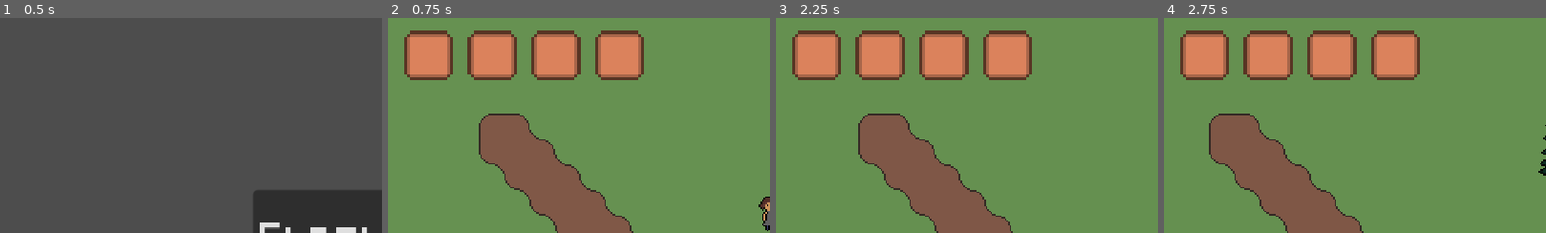
Above: before the commit, frames 1-4 (left to right).
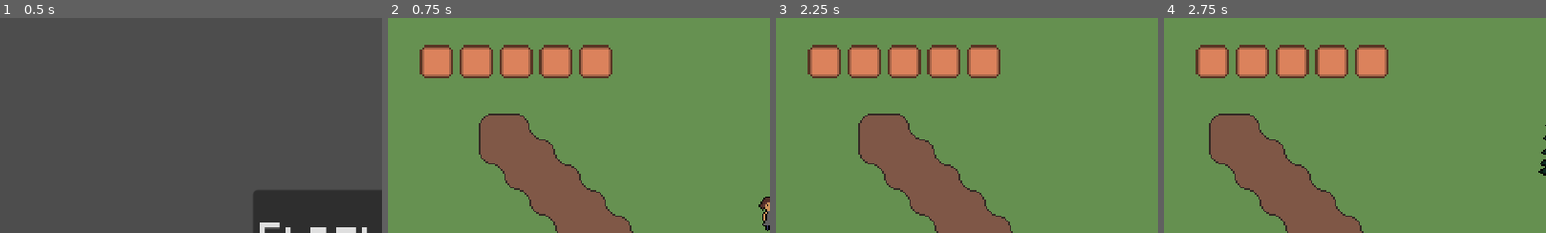
Above: after the commit, the same moments.

Repository: StormLight14/nightfall-mirror
Game: Godot game, scene res://menus/main/main_menu.tscn
Same seed, same stepped clock (60 frames per second), same inputs: the game is played once before the commit and once after it.
Inputs (mouse positions are % of the whole screen's width and height, from its top left):
- Up to frame 1 (0.5 s): no input
- Up to frame 2 (0.75 s): click "Start Game" at 0.5 s
- Up to frame 3 (2.25 s): click (5, 9) at 1.27 s; tap Enter at 2 s; move the mouse to (72, 45) at 2.02 s; hold D (right) from 2.03 s (still down); tap E (interact) at 2.1 s
- Up to frame 4 (2.75 s): keep holding D (right)
The pictures show only the part of the screen within x 0-50%, y 0-50%; the shares and areas given below are measured in that part.

Frame 1 is identical in both runs. In frame 2, 9.9% of the frame differs, in the area x 4-67%, y 5-29%; in frame 3, 9.9%; in frame 4, 9.9%.
Error before the commit: Invalid access to property or key '<null>' on a base object of type 'Array'. (res://globals/Player.gd:68)
Error after the commit: Invalid access to property or key '<null>' on a base object of type 'Array'. (res://globals/Player.gd:70)

Commit message:
inventory size is 20; inventory position relative to hotbar

Diff:
--- a/globals/Player.gd
+++ b/globals/Player.gd
@@ -1,4 +1,6 @@
 extends Node
+
+const INVENTORY_SIZE = 20
 
 var inventory := []
 var active_hotbar_slot_id = 0 # 0, 1, 2, 3
@@ -6,7 +8,7 @@
 signal inventory_updated
 
 func _ready():
-	for _i in range(16):
+	for _i in range(Player.INVENTORY_SIZE):
 		inventory.push_back(null)
 
 func add_to_inventory(item_id: String, item_amount: int) -> void:
--- a/ui/inventory/hotbar.tscn
+++ b/ui/inventory/hotbar.tscn
@@ -3,13 +3,16 @@
 [ext_resource type="PackedScene" uid="uid://dhpjjcco7r1nw" path="res://ui/inventory/inventory_slot.tscn" id="1_ab22r"]
 
 [node name="Hotbar" type="MarginContainer"]
-offset_right = 53.0
-offset_bottom = 12.0
+anchors_preset = 15
+anchor_right = 1.0
+anchor_bottom = 1.0
+grow_horizontal = 2
+grow_vertical = 2
 theme_override_constants/margin_left = 5
 
 [node name="HBoxContainer" type="HBoxContainer" parent="."]
 layout_mode = 2
-theme_override_constants/separation = 40
+theme_override_constants/separation = 25
 
 [node name="InventorySlot13" parent="HBoxContainer" instance=ExtResource("1_ab22r")]
 layout_mode = 2
@@ -29,3 +32,8 @@
 layout_mode = 2
 is_hotbar_slot = true
 slot_id = 3
+
+[node name="InventorySlot17" parent="HBoxContainer" instance=ExtResource("1_ab22r")]
+layout_mode = 2
+is_hotbar_slot = true
+slot_id = 4
--- a/ui/inventory/inventory.gd
+++ b/ui/inventory/inventory.gd
@@ -1,9 +1,15 @@
-extends CenterContainer
+extends MarginContainer
 
 func _ready() -> void:
-	for inventory_slot in get_tree().get_nodes_in_group("InventorySlot"):
+	for i in range(Player.INVENTORY_SIZE):
+		var inventory_slot = preload("res://ui/inventory/inventory_slot.tscn").instantiate()
+		if i <= 4:
+			inventory_slot.is_hotbar_slot = true
 		inventory_slot.create_inventory_item.connect(create_inventory_item)
 		inventory_slot.delete_inventory_item.connect(delete_inventory_item)
+		inventory_slot.slot_id = i
+		$GridContainer.add_child(inventory_slot)
+
 
 func _physics_process(delta: float) -> void:
 	if UI.showing_inventory_item:
--- a/ui/inventory/inventory.tscn
+++ b/ui/inventory/inventory.tscn
@@ -1,85 +1,19 @@
-[gd_scene load_steps=3 format=3 uid="uid://dahjht4pbwqqm"]
+[gd_scene load_steps=2 format=3 uid="uid://dahjht4pbwqqm"]
 
 [ext_resource type="Script" path="res://ui/inventory/inventory.gd" id="1_vlche"]
-[ext_resource type="PackedScene" uid="uid://dhpjjcco7r1nw" path="res://ui/inventory/inventory_slot.tscn" id="1_yi1sm"]
 
-[node name="Inventory" type="CenterContainer"]
+[node name="Inventory" type="MarginContainer"]
 anchors_preset = 15
 anchor_right = 1.0
 anchor_bottom = 1.0
 grow_horizontal = 2
 grow_vertical = 2
+theme_override_constants/margin_left = 28
+theme_override_constants/margin_top = 26
 script = ExtResource("1_vlche")
 
 [node name="GridContainer" type="GridContainer" parent="."]
 layout_mode = 2
-theme_override_constants/h_separation = 45
-theme_override_constants/v_separation = 40
-columns = 4
-
-[node name="InventorySlot" parent="GridContainer" instance=ExtResource("1_yi1sm")]
-layout_mode = 2
-slot_id = 4
-
-[node name="InventorySlot2" parent="GridContainer" instance=ExtResource("1_yi1sm")]
-layout_mode = 2
-slot_id = 5
-
-[node name="InventorySlot3" parent="GridContainer" instance=ExtResource("1_yi1sm")]
-layout_mode = 2
-slot_id = 6
-
-[node name="InventorySlot4" parent="GridContainer" instance=ExtResource("1_yi1sm")]
-layout_mode = 2
-slot_id = 7
-
-[node name="InventorySlot5" parent="GridContainer" instance=ExtResource("1_yi1sm")]
-layout_mode = 2
-slot_id = 8
-
-[node name="InventorySlot6" parent="GridContainer" instance=ExtResource("1_yi1sm")]
-layout_mode = 2
-slot_id = 9
-
-[node name="InventorySlot7" parent="GridContainer" instance=ExtResource("1_yi1sm")]
-layout_mode = 2
-slot_id = 10
-
-[node name="InventorySlot8" parent="GridContainer" instance=ExtResource("1_yi1sm")]
-layout_mode = 2
-slot_id = 11
-
-[node name="InventorySlot9" parent="GridContainer" instance=ExtResource("1_yi1sm")]
-layout_mode = 2
-slot_id = 12
-
-[node name="InventorySlot10" parent="GridContainer" instance=ExtResource("1_yi1sm")]
-layout_mode = 2
-slot_id = 13
-
-[node name="InventorySlot11" parent="GridContainer" instance=ExtResource("1_yi1sm")]
-layout_mode = 2
-slot_id = 14
-
-[node name="InventorySlot12" parent="GridContainer" instance=ExtResource("1_yi1sm")]
-layout_mode = 2
-slot_id = 15
-
-[node name="InventorySlot13" parent="GridContainer" instance=ExtResource("1_yi1sm")]
-layout_mode = 2
-is_hotbar_slot = true
-
-[node name="InventorySlot14" parent="GridContainer" instance=ExtResource("1_yi1sm")]
-layout_mode = 2
-is_hotbar_slot = true
-slot_id = 1
-
-[node name="InventorySlot15" parent="GridContainer" instance=ExtResource("1_yi1sm")]
-layout_mode = 2
-is_hotbar_slot = true
-slot_id = 2
-
-[node name="InventorySlot16" parent="GridContainer" instance=ExtResource("1_yi1sm")]
-layout_mode = 2
-is_hotbar_slot = true
-slot_id = 3
+theme_override_constants/h_separation = 25
+theme_override_constants/v_separation = 30
+columns = 5
--- a/ui/inventory/inventory_slot.tscn
+++ b/ui/inventory/inventory_slot.tscn
@@ -15,8 +15,8 @@
 
 [node name="TextureButton" type="TextureButton" parent="."]
 layout_mode = 0
-offset_left = -18.0
-offset_top = -18.0
+offset_left = -8.0
+offset_top = -9.0
 offset_right = 13.0
 offset_bottom = 13.0
 texture_normal = ExtResource("1_yi87l")
@@ -25,22 +25,6 @@
 texture_disabled = ExtResource("1_yi87l")
 texture_focused = ExtResource("1_yi87l")
 stretch_mode = 4
-
-[node name="StackAmount" type="Label" parent="TextureButton"]
-unique_name_in_owner = true
-layout_mode = 1
-anchors_preset = 15
-anchor_right = 1.0
-anchor_bottom = 1.0
-offset_left = 4.0
-offset_top = 4.0
-offset_right = -4.0
-offset_bottom = -4.0
-grow_horizontal = 2
-grow_vertical = 2
-text = "1"
-horizontal_alignment = 2
-vertical_alignment = 2
 
 [node name="SlotSprite" type="TextureRect" parent="TextureButton"]
 unique_name_in_owner = true
@@ -60,4 +44,20 @@
 expand_mode = 2
 stretch_mode = 3
 
+[node name="StackAmount" type="Label" parent="TextureButton"]
+unique_name_in_owner = true
+layout_mode = 1
+anchors_preset = 15
+anchor_right = 1.0
+anchor_bottom = 1.0
+offset_left = 6.0
+offset_top = 2.0
+offset_right = -2.0
+offset_bottom = -2.0
+grow_horizontal = 2
+grow_vertical = 2
+text = "1"
+horizontal_alignment = 2
+vertical_alignment = 2
+
 [connection signal="pressed" from="TextureButton" to="." method="_on_texture_button_pressed"]
